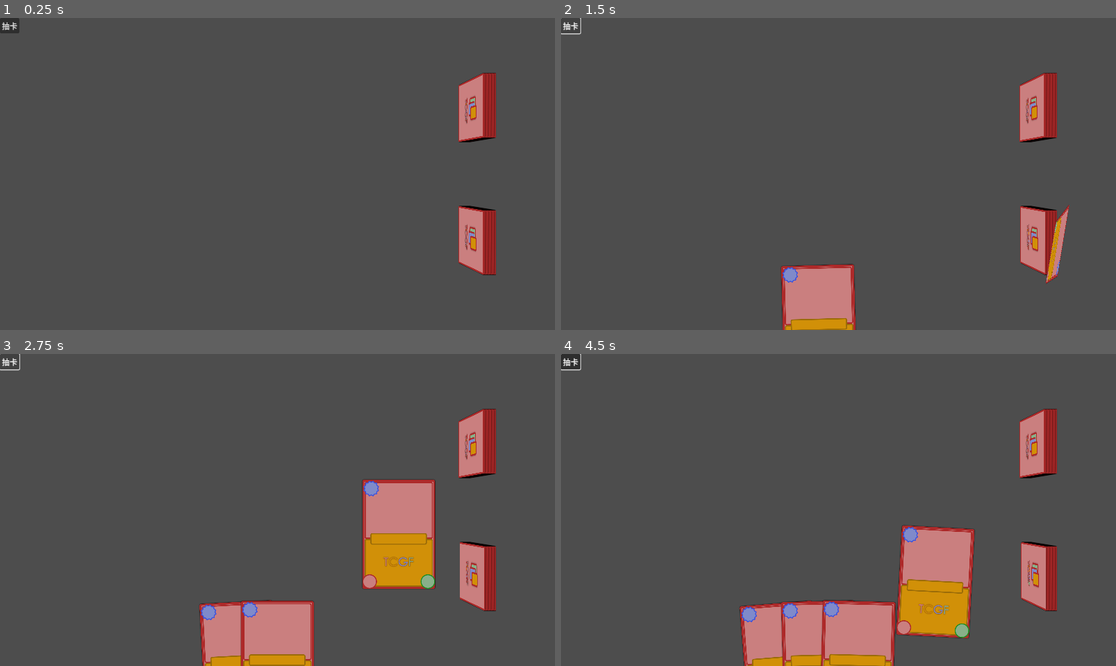
Above: before the commit, frames 1-4 (two rows, left to right).
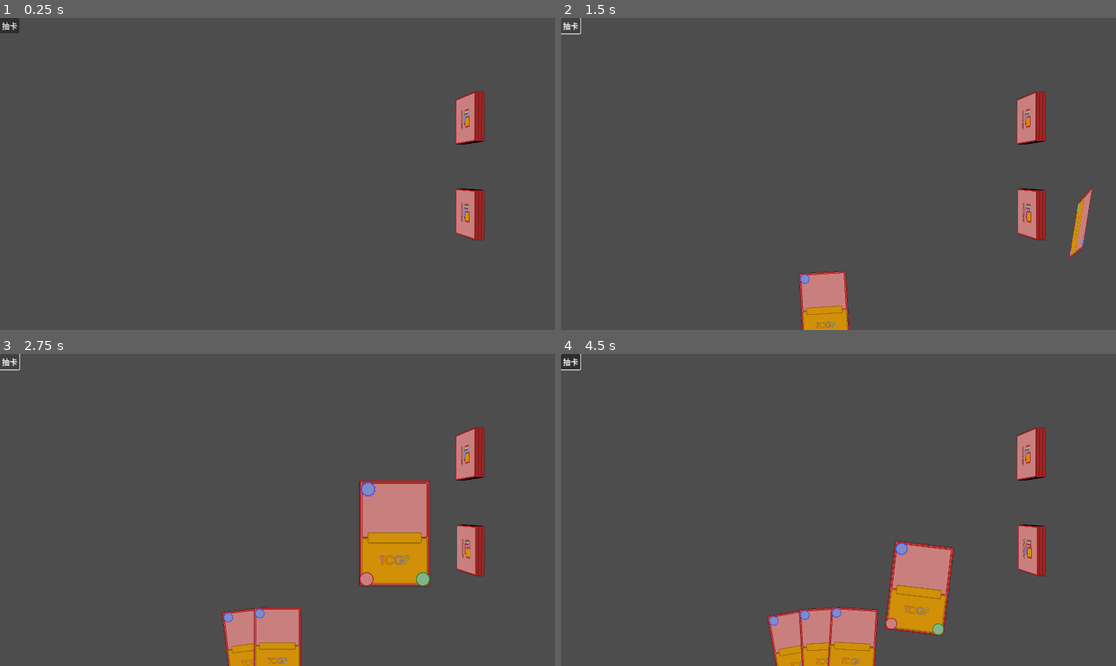
Above: after the commit, the same moments.

Repository: HoshuChiu/TCGF
Game: Godot game, scene res://Launcher.tscn
Same seed, same stepped clock (60 frames per second), same inputs: the game is played once before the commit and once after it.
Inputs (mouse positions are in pixels of both pictures, inside the frame that each line leads up to):
- Up to frame 1 (0.25 s): no input
- Up to frame 2 (1.5 s): click "抽卡" at 0.5 s; click "抽卡" at 1.25 s
- Up to frame 3 (2.75 s): click "抽卡" at 2 s
- Up to frame 4 (4.5 s): move the mouse to (960, 494) at 2.77 s; tap Enter at 3.5 s; move the mouse to (727, 525) at 3.52 s; move the mouse to (894, 441) at 4.27 s

The runs differ from the first frame. In frame 1, 2.8% of the frame differs, in the area x 82-90%, y 17-83%; in frame 2, 5.2%; in frame 3, 7.1%; in frame 4, 9.7%, in the area x 32-90%, y 17-100%.

Commit message:
完成卡面放大，动画锁

Diff:
--- a/Battle/Battlefield.tscn
+++ b/Battle/Battlefield.tscn
@@ -1,89 +1,9 @@
-[gd_scene load_steps=12 format=3 uid="uid://bel073bv2jmwl"]
+[gd_scene load_steps=8 format=3 uid="uid://bel073bv2jmwl"]
 
 [ext_resource type="Script" path="res://Battle/script/Battlefield.gd" id="1_uh0kt"]
 [ext_resource type="Texture2D" uid="uid://bqgmtty64ja1" path="res://Sketch/card_bkg_0.png" id="2_crw8x"]
-[ext_resource type="Script" path="res://Battle/script/card.gd" id="3_k6goy"]
 [ext_resource type="Texture2D" uid="uid://cidjtmcuslgyk" path="res://Sketch/bf1.png" id="4_m4ir4"]
 [ext_resource type="Script" path="res://Battle/SelfHand.gd" id="5_j8h6w"]
-
-[sub_resource type="Animation" id="Animation_1w0od"]
-length = 0.001
-tracks/0/type = "bezier"
-tracks/0/imported = false
-tracks/0/enabled = true
-tracks/0/path = NodePath("Card:position:x")
-tracks/0/interp = 1
-tracks/0/loop_wrap = true
-tracks/0/keys = {
-"handle_modes": PackedInt32Array(0),
-"points": PackedFloat32Array(0, -0.25, 0, 0.25, 0),
-"times": PackedFloat32Array(0)
-}
-tracks/1/type = "bezier"
-tracks/1/imported = false
-tracks/1/enabled = true
-tracks/1/path = NodePath("Card:position:y")
-tracks/1/interp = 1
-tracks/1/loop_wrap = true
-tracks/1/keys = {
-"handle_modes": PackedInt32Array(0),
-"points": PackedFloat32Array(0, -0.25, 0, 0.25, 0),
-"times": PackedFloat32Array(0)
-}
-tracks/2/type = "bezier"
-tracks/2/imported = false
-tracks/2/enabled = true
-tracks/2/path = NodePath("Card:position:z")
-tracks/2/interp = 1
-tracks/2/loop_wrap = true
-tracks/2/keys = {
-"handle_modes": PackedInt32Array(0),
-"points": PackedFloat32Array(0, -0.25, 0, 0.25, 0),
-"times": PackedFloat32Array(0)
-}
-
-[sub_resource type="Animation" id="Animation_tja54"]
-resource_name = "new_animation"
-length = 1.0585
-tracks/0/type = "bezier"
-tracks/0/imported = false
-tracks/0/enabled = true
-tracks/0/path = NodePath("Card:position:x")
-tracks/0/interp = 1
-tracks/0/loop_wrap = true
-tracks/0/keys = {
-"handle_modes": PackedInt32Array(0, 0),
-"points": PackedFloat32Array(10, -0.25, 0, 0.25, 0, 0, -0.25, 0, 0.25, 0),
-"times": PackedFloat32Array(0, 0.9)
-}
-tracks/1/type = "bezier"
-tracks/1/imported = false
-tracks/1/enabled = true
-tracks/1/path = NodePath("Card:position:y")
-tracks/1/interp = 1
-tracks/1/loop_wrap = true
-tracks/1/keys = {
-"handle_modes": PackedInt32Array(0, 0),
-"points": PackedFloat32Array(-27, -0.25, 0, 0.5, -9, 0, -0.25, 0, 0.25, 0),
-"times": PackedFloat32Array(0, 0.9)
-}
-tracks/2/type = "bezier"
-tracks/2/imported = false
-tracks/2/enabled = true
-tracks/2/path = NodePath("Card:position:z")
-tracks/2/interp = 1
-tracks/2/loop_wrap = true
-tracks/2/keys = {
-"handle_modes": PackedInt32Array(0, 0),
-"points": PackedFloat32Array(0, -0.25, 0, 0.25, 0, 0.1, -0.25, 0, 0.25, 0),
-"times": PackedFloat32Array(0, 0.9)
-}
-
-[sub_resource type="AnimationLibrary" id="AnimationLibrary_7b2e4"]
-_data = {
-"RESET": SubResource("Animation_1w0od"),
-"new_animation": SubResource("Animation_tja54")
-}
 
 [sub_resource type="AnimationNodeStateMachine" id="AnimationNodeStateMachine_fx01p"]
 states/Start/position = Vector2(364, 100)
@@ -134,26 +54,19 @@
 [node name="Node3D" type="Node3D" parent="."]
 
 [node name="MainCamera" type="Camera3D" parent="."]
-transform = Transform3D(1, 0, 0, 0, 1, 0, 0, 0, 1, 0, 0, 27)
+transform = Transform3D(1, 0, 0, 0, 1, 0, 0, 0, 1, 0, 0, 80)
 fov = 25.0
 
 [node name="Card" type="Sprite3D" parent="."]
-transform = Transform3D(1.91069e-15, -4.37114e-08, -1, -1, -4.37114e-08, 0, -4.37114e-08, 1, -4.37114e-08, 0, 0, 0)
+transform = Transform3D(4.37038e-08, -0.999826, 0.0186566, -1, -4.37114e-08, 0, 8.15505e-10, -0.0186566, -0.999826, 0, 0, 0)
+visible = false
 texture = ExtResource("2_crw8x")
-script = ExtResource("3_k6goy")
-
-[node name="AnimationPlayer" type="AnimationPlayer" parent="Card"]
-root_node = NodePath("../..")
-libraries = {
-"": SubResource("AnimationLibrary_7b2e4")
-}
 
 [node name="Label" type="Label3D" parent="Card"]
 text = "hehe"
 
 [node name="AnimationTree" type="AnimationTree" parent="."]
 tree_root = SubResource("AnimationNodeStateMachine_fx01p")
-anim_player = NodePath("../Card/AnimationPlayer")
 
 [node name="Field" type="Sprite3D" parent="."]
 visible = false
--- a/Battle/SelfHand.gd
+++ b/Battle/SelfHand.gd
@@ -1,26 +1,54 @@
 extends Node
 class_name SelfHand
 
+@onready var hovered_slot:int=-1
 # Called when the node enters the scene tree for the first time.
 func _ready():
 	pass # Replace with function body.
 
-
+var _anim_enable:bool
+var _anim_timer:float
 # Called every frame. 'delta' is the elapsed time since the previous frame.
 func _process(delta):
+	_anim_timer+=delta
 	pass
 
 func repos_hand_cards(count:int,position:int):
-	var i:int=0
 	BattleInfoMgr.self_card_hand_count+=count
 	for child in get_children():
-		if i==position:
-			i+=count
-		child.render_priority=i
-		if i==BattleInfoMgr.self_card_hand_count:
-			break
-		#child.position=BattleInfoMgr.calc_card_position(BattleInfoMgr.BattleArea.AREA_SELF_HAND,i)
-		child.on_adjust(i)
-		child.rotation=BattleInfoMgr.calc_card_rotation(i).get_euler()
-		i+=1
+		if child.slot>position:
+			child.on_adjust(child.slot+count)
+		else:
+			child.on_adjust(child.slot)
 	pass
+
+func on_card_hovered(slot:int):
+	if hovered_slot==slot:
+		return
+	elif _anim_enable==true:
+		for child in get_children():
+			if child.slot==slot:
+				child.on_show()
+			elif child.slot==hovered_slot:
+				child.on_adjust(child.slot)
+				pass
+		hovered_slot=slot
+		_anim_enable=false
+		_anim_timer=0
+	else:
+		if _anim_timer>0.1:
+			_anim_enable=true
+
+func on_hover_cancel():
+	if hovered_slot==-1:
+		return
+	if _anim_enable:
+		for child in get_children():
+			if child.slot==hovered_slot:
+				child.on_adjust(child.slot)
+		hovered_slot=-1
+		_anim_timer=0
+		_anim_enable=false
+	else:
+		if _anim_timer>0.1:
+			_anim_enable=true
--- a/Battle/script/BattleInfoMgr.gd
+++ b/Battle/script/BattleInfoMgr.gd
@@ -17,9 +17,7 @@
 static var self_card_hand_max:int
 static var oppo_card_hand_max:int
 
-const HAND_ARC_CTRL=30
-const HAND_OFFSET_CTRL=6
-const AREA_HAND_CARD=6
+const AREA_HAND_CARD=0
 
 func _init(self_name:String,oppo_name:String,self_job:int,oppo_job:int,self_card_count:int=30,oppo_card_count:int=30):
 	pass
@@ -63,30 +61,30 @@
 	var z:float
 	match area:
 		BattleArea.AREA_OPPO_HEAP:
-			x=9.6+slot*0.02
-			y=3.2
-			z=0
+			x=GraphicCtrl.HEAPCARD_X_OFFSET+slot*GraphicCtrl.CARD_THICKNESS
+			y=GraphicCtrl.HEAPCARD_Y_OFFSET
+			z=GraphicCtrl.HEAPCARD_Z_OFFSET
 		BattleArea.AREA_SELF_HEAP:
-			x=9.6+slot*0.02
-			y=-3.2
-			z=0
+			x=GraphicCtrl.HEAPCARD_X_OFFSET+slot*GraphicCtrl.CARD_THICKNESS
+			y=-GraphicCtrl.HEAPCARD_Y_OFFSET
+			z=GraphicCtrl.HEAPCARD_Z_OFFSET
 		BattleArea.AREA_SELF_HAND when self_card_hand_count%2==0:
-			var distance=6.4/self_card_hand_count
-			if distance>0.8:
-				distance=0.8
-			var arc:float=1.571+(distance+(self_card_hand_count/2-1)*distance*2-slot*distance*2)/HAND_ARC_CTRL
-			x=HAND_ARC_CTRL*cos(arc)
-			y=HAND_ARC_CTRL*sin(arc)-HAND_ARC_CTRL-HAND_OFFSET_CTRL
-			z=AREA_HAND_CARD
+			var space=GraphicCtrl.HANDCARD_SPACE_CTRL/self_card_hand_count
+			if space>GraphicCtrl.HANDCARD_MAX_SPACE:
+				space=GraphicCtrl.HANDCARD_MAX_SPACE
+			var arc:float=1.571+(space+(self_card_hand_count/2-1)*space*2-slot*space*2)/GraphicCtrl.HANDCARD_ARC_R
+			x=GraphicCtrl.HANDCARD_ARC_R*cos(arc)
+			y=GraphicCtrl.HANDCARD_ARC_R*sin(arc)-GraphicCtrl.HANDCARD_Y_OFFSET
+			z=GraphicCtrl.HANDCARD_Z_OFFSET+GraphicCtrl.CARD_THICKNESS*slot
 			pass
 		BattleArea.AREA_SELF_HAND when self_card_hand_count%2==1:
-			var distance=6.4/self_card_hand_count
-			if distance>0.8:
-				distance=0.8
-			var arc:float=1.571+(distance*(self_card_hand_count-1)-2*slot*distance)/HAND_ARC_CTRL
-			x=HAND_ARC_CTRL*cos(arc)
-			y=HAND_ARC_CTRL*sin(arc)-HAND_ARC_CTRL-HAND_OFFSET_CTRL
-			z=AREA_HAND_CARD
+			var space=GraphicCtrl.HANDCARD_SPACE_CTRL/self_card_hand_count
+			if space>GraphicCtrl.HANDCARD_MAX_SPACE:
+				space=GraphicCtrl.HANDCARD_MAX_SPACE
+			var arc:float=1.571+(space*(self_card_hand_count-1)-2*slot*space)/GraphicCtrl.HANDCARD_ARC_R
+			x=GraphicCtrl.HANDCARD_ARC_R*cos(arc)
+			y=GraphicCtrl.HANDCARD_ARC_R*sin(arc)-GraphicCtrl.HANDCARD_Y_OFFSET
+			z=GraphicCtrl.HANDCARD_Z_OFFSET+GraphicCtrl.CARD_THICKNESS*slot
 			pass
 		_:
 			x=0
@@ -95,13 +93,13 @@
 
 static func calc_card_rotation(slot:int)->Quaternion:
 	var z:float
-	var distance=6.4/self_card_hand_count
-	if distance>0.8:
-		distance=0.8
+	var space=GraphicCtrl.HANDCARD_SPACE_CTRL/self_card_hand_count
+	if space>GraphicCtrl.HANDCARD_MAX_SPACE:
+		space=GraphicCtrl.HANDCARD_MAX_SPACE
 	if self_card_hand_count%2==0:
-		z=(distance+(self_card_hand_count/2-1)*distance*2-slot*distance*2)/HAND_ARC_CTRL
+		z=(space+(self_card_hand_count/2-1)*space*2-slot*space*2)/GraphicCtrl.HANDCARD_ARC_R
 	else:
-		z=(distance*(self_card_hand_count-1)-2*slot*distance)/HAND_ARC_CTRL
+		z=(space*(self_card_hand_count-1)-2*slot*space)/GraphicCtrl.HANDCARD_ARC_R
 	return Quaternion.from_euler(Vector3(0,0,z))
 # TODO: 动态改变
 static func _get_job_name(job_id:int)->String:
--- a/Battle/script/Battlefield.gd
+++ b/Battle/script/Battlefield.gd
@@ -6,7 +6,7 @@
 # Called when the node enters the scene tree for the first time.
 func _ready():
 
-	$MainCamera.position=Vector3(0,0,35)
+	$MainCamera.position=Vector3(0,GraphicCtrl.CAMERA_Y_OFFSET,GraphicCtrl.CAMERA_HEIGHT)
 
 	# TODO:Get Battle Infomations
 	BattleInfoMgr.init_battle("我是你爹","我也是你爹",1,2)
@@ -14,12 +14,10 @@
 
 	for i in range(0,BattleInfoMgr.self_card_heap_count):
 		var card=BasicCard.new(0)
-		#var card = card_res.instantiate()
-
-
 		card.rotate_y(1.57)
 		card.rotate_x(1.57)
 		card.position=BattleInfoMgr.calc_card_position(BattleInfoMgr.BattleArea.AREA_SELF_HEAP,i)
+		card.area=BattleInfoMgr.BattleArea.AREA_SELF_HEAP
 		$SelfHeap.add_child(card)
 
 	for i in range(0,BattleInfoMgr.oppo_card_heap_count):
@@ -27,6 +25,7 @@
 		card.rotate_y(1.57)
 		card.rotate_x(1.57)
 		card.position=BattleInfoMgr.calc_card_position(BattleInfoMgr.BattleArea.AREA_OPPO_HEAP,i)
+		card.area=BattleInfoMgr.BattleArea.AREA_OPPO_HEAP
 		$OppoHeap.add_child(card)
 
 	#Animation
@@ -34,9 +33,8 @@
 func draw_card():
 	var card:BasicCard=$SelfHeap.get_child(0)
 	$SelfHeap.remove_child(card)
+	$SelfHand.repos_hand_cards(1,BattleInfoMgr.self_card_hand_count-1)
 	$SelfHand.add_child(card)
-	$SelfHand.repos_hand_cards(1,BattleInfoMgr.self_card_hand_count)
-
 	card.on_draw()
 	pass
 
@@ -44,5 +42,22 @@
 func _process(delta):
 	pass
 
-func init_anm(self_name:String,oppo_name:String):
-	pass
+const RAY_LENGTH = 200
+
+func _physics_process(delta):
+	var space_state = get_world_3d().direct_space_state
+	var cam = $MainCamera
+	var mousepos = get_viewport().get_mouse_position()
+
+	var origin = cam.project_ray_origin(mousepos)+cam.project_ray_normal(mousepos)
+	var end = origin + cam.project_ray_normal(mousepos) * RAY_LENGTH
+	var query = PhysicsRayQueryParameters3D.create(origin, end)
+	query.collide_with_areas = true
+
+	var result = space_state.intersect_ray(query)
+	if not result.is_empty():
+		var card:BasicCard=result["collider"].shape_owner_get_owner(result["shape"])
+		if(card.area==BattleInfoMgr.BattleArea.AREA_SELF_HAND):
+			$SelfHand.on_card_hovered(card.slot)
+	else:
+		$SelfHand.on_hover_cancel()
--- /dev/null
+++ b/Battle/script/GraphicCtrl.gd
@@ -0,0 +1,33 @@
+extends Object
+class_name GraphicCtrl
+
+#视口
+const CAMERA_HEIGHT=45.0
+const CAMERA_Y_OFFSET=-0.5
+
+#卡牌
+const CARD_THICKNESS=0.02
+const CARD_WIDTH=300
+const CARD_HEIGHT=450
+const CARD_MPP=0.01
+const CARD_WIDTH_M=CARD_WIDTH*CARD_MPP
+const CARD_HEIGHT_M=CARD_HEIGHT*CARD_MPP
+
+#牌堆
+const HEAPCARD_X_OFFSET=12
+const HEAPCARD_Y_OFFSET=3
+const HEAPCARD_Z_OFFSET=0
+
+#手牌
+const HANDCARD_ARC_R=15
+const HANDCARD_Y_OFFSET=HANDCARD_ARC_R+9
+const HANDCARD_Z_OFFSET=0
+const HANDCARD_SPACE_CTRL=6.4
+const HANDCARD_MAX_SPACE=0.9
+const HANDCARD_MAX_PRIORITY=99
+
+#信息区
+const INFOCARD_HEIGHT=15.0
+const INFOCARD_DRAW_X_OFFSET=5
+const INFOCARD_DRAW_Y_OFFSET=-1.5
+const INFOCARD_INHAND_Y_OFFSET=-4.6
--- a/Battle/script/card.gd
+++ b/Battle/script/card.gd
@@ -1,18 +1,29 @@
 extends Sprite3D
 class_name BasicCard
 
-@export var xxx:int=0
 @export var id:int
+@onready var slot:int=-1
 @onready var anim_player:AnimationPlayer=AnimationPlayer.new()
 @onready var anim_lib:AnimationLibrary=AnimationLibrary.new()
 @onready var anim_draw:Animation=Animation.new()
 @onready var anim_adjust:Animation=Animation.new()
+@onready var anim_show:Animation=Animation.new()
 @onready var bkg_pic=Sprite3D.new()
+@onready var collision_shape:BoxShape3D=BoxShape3D.new()
+@onready var collision_obj:CardArea=CardArea.new()
+@onready var area:BattleInfoMgr.BattleArea=BattleInfoMgr.BattleArea.AREA_VOID
 
-# 抽卡展示区的位置
-const AREA_DRAW_INFO_X:int=5
-const AREA_DRAW_INFO_Y:int=-1
-const AREA_DRAW_INFO_Z:int=6
+class CardArea extends Area3D:
+	func _mouse_enter():
+		var card:BasicCard=shape_owner_get_owner(0)
+		#if(card.slot!=-1):
+			#card.on_show()
+
+	func _mouse_exit():
+		var card:BasicCard=shape_owner_get_owner(0)
+		#if(card.slot!=-1):
+			#card.on_adjust(card.slot)
+
 
 #spatial运动
 var track_index_draw0:int
@@ -24,6 +35,9 @@
 #ajdust动画
 var track_index_adjust1:int
 var track_index_adjust2:int
+#show动画
+var track_index_show1:int
+var track_index_show2:int
 
 func _init(id:int):
 	pass
@@ -36,6 +50,11 @@
 	texture=preload("res://Sketch/card_bkg_0.png") as Texture
 	bkg_pic.texture=texture
 	add_child(bkg_pic)
+	#Interaction
+	collision_shape.size=Vector3(GraphicCtrl.CARD_WIDTH_M,GraphicCtrl.CARD_HEIGHT_M,0.01)
+	collision_obj.shape_owner_add_shape(collision_obj.create_shape_owner(self),collision_shape)
+	collision_obj.position=Vector3(0,0,0)
+	add_child(collision_obj)
 	#Animation
 	track_index_draw3 = anim_draw.add_track(Animation.TYPE_ROTATION_3D)
 	anim_draw.track_set_path(track_index_draw3,".")
@@ -54,47 +73,66 @@
 	anim_adjust.track_set_path(track_index_adjust2,".")
 	anim_lib.add_animation("adjust",anim_adjust)
 
+	track_index_show1=anim_show.add_track(Animation.TYPE_POSITION_3D)
+	anim_show.track_set_path(track_index_show1,".")
+	track_index_show2=anim_show.add_track(Animation.TYPE_ROTATION_3D)
+	anim_show.track_set_path(track_index_show2,".")
+	anim_lib.add_animation("show",anim_show)
+
 	anim_player.add_animation_library("battle",anim_lib)
 	add_child(anim_player)
 
 func on_draw():
+	slot=BattleInfoMgr.self_card_hand_count-1
+	render_priority=slot
+	area=BattleInfoMgr.BattleArea.AREA_SELF_HAND
 	var anim=anim_player.get_animation("battle/draw")
 	# 到信息展示区
 	anim.bezier_track_insert_key(track_index_draw0,0.2,position.x,Vector2(0,0),Vector2(0.1,0))
-	anim.bezier_track_insert_key(track_index_draw0,0.6,AREA_DRAW_INFO_X,Vector2(-0.4,0),Vector2(0,0))
+	anim.bezier_track_insert_key(track_index_draw0,0.6,GraphicCtrl.INFOCARD_DRAW_X_OFFSET,Vector2(-0.4,0),Vector2(0,0))
 	anim.bezier_track_insert_key(track_index_draw1,0.2,position.y,Vector2(0,0),Vector2(0.1,0))
-	anim.bezier_track_insert_key(track_index_draw1,0.6,AREA_DRAW_INFO_Y,Vector2(-0.4,0),Vector2(0,0))
+	anim.bezier_track_insert_key(track_index_draw1,0.6,GraphicCtrl.INFOCARD_DRAW_Y_OFFSET,Vector2(-0.4,0),Vector2(0,0))
 	anim.bezier_track_insert_key(track_index_draw2,0.0,position.z,Vector2(0,0),Vector2(0.1,0))
-	anim.bezier_track_insert_key(track_index_draw2,0.6,AREA_DRAW_INFO_Z,Vector2(-0.6,0),Vector2(0,0))
-	#anim.position_track_insert_key(track_index_draw0,0.0,position)
-	#anim.position_track_insert_key(track_index_draw0,0.2,position+Vector3(0,0,4))
-	#anim.position_track_insert_key(track_index_draw0,0.2,position+Vector3(0,0,4))
-	#anim.position_track_insert_key(track_index_draw0,0.4,Vector3(AREA_DRAW_INFO_X,AREA_DRAW_INFO_Y,AREA_DRAW_INFO_Z))
+	anim.bezier_track_insert_key(track_index_draw2,0.6,GraphicCtrl.INFOCARD_HEIGHT,Vector2(-0.6,0),Vector2(0,0))
 	anim.rotation_track_insert_key(track_index_draw3,0.1,quaternion)
 	anim.rotation_track_insert_key(track_index_draw3,0.5,Quaternion.from_euler(Vector3(0,0,0)))
 
 	# 到手牌
-	var pos_in_hand=BattleInfoMgr.calc_card_position(BattleInfoMgr.BattleArea.AREA_SELF_HAND,BattleInfoMgr.self_card_hand_count-1)
-	anim.bezier_track_insert_key(track_index_draw0,0.7,AREA_DRAW_INFO_X,Vector2(0,0),Vector2(0.2,0))
+	var pos_in_hand=BattleInfoMgr.calc_card_position(BattleInfoMgr.BattleArea.AREA_SELF_HAND,slot)
+	anim.bezier_track_insert_key(track_index_draw0,0.7,GraphicCtrl.INFOCARD_DRAW_X_OFFSET,Vector2(0,0),Vector2(0.2,0))
 	anim.bezier_track_insert_key(track_index_draw0,1,pos_in_hand.x,Vector2(0.2,0),Vector2(0,0))
-	anim.bezier_track_insert_key(track_index_draw1,0.7,AREA_DRAW_INFO_Y,Vector2(0,0),Vector2(0.2,0))
+	anim.bezier_track_insert_key(track_index_draw1,0.7,GraphicCtrl.INFOCARD_DRAW_Y_OFFSET,Vector2(0,0),Vector2(0.2,0))
 	anim.bezier_track_insert_key(track_index_draw1,1,pos_in_hand.y,Vector2(0.2,0),Vector2(0,0))
-	anim.bezier_track_insert_key(track_index_draw2,0.7,AREA_DRAW_INFO_Z,Vector2(0,0),Vector2(0.2,0))
+	anim.bezier_track_insert_key(track_index_draw2,0.7,GraphicCtrl.INFOCARD_HEIGHT,Vector2(0,0),Vector2(0.2,0))
 	anim.bezier_track_insert_key(track_index_draw2,1,pos_in_hand.z,Vector2(0.2,0),Vector2(0,0))
 	anim.rotation_track_insert_key(track_index_draw3,0.7,Quaternion.from_euler(Vector3(0,0,0)))
-	anim.rotation_track_insert_key(track_index_draw3,1,BattleInfoMgr.calc_card_rotation(BattleInfoMgr.self_card_hand_count-1))
+	anim.rotation_track_insert_key(track_index_draw3,1,BattleInfoMgr.calc_card_rotation(slot))
 	anim_player.play("battle/draw")
 
 func on_adjust(dest_slot:int):
+	slot=dest_slot
+	render_priority=slot
 	var anim=anim_player.get_animation("battle/adjust")
-	var dst_pos=BattleInfoMgr.calc_card_position(BattleInfoMgr.BattleArea.AREA_SELF_HAND,dest_slot)
-	var dst_qua=BattleInfoMgr.calc_card_rotation(dest_slot)
+	var dst_pos=BattleInfoMgr.calc_card_position(BattleInfoMgr.BattleArea.AREA_SELF_HAND,slot)
+	var dst_qua=BattleInfoMgr.calc_card_rotation(slot)
 	anim.position_track_insert_key(track_index_adjust1,0,position)
-	anim.position_track_insert_key(track_index_adjust1,0.15,dst_pos)
+	anim.position_track_insert_key(track_index_adjust1,0.1,dst_pos)
 	anim.rotation_track_insert_key(track_index_adjust2,0,Quaternion.from_euler(rotation))
-	anim.rotation_track_insert_key(track_index_adjust2,0.15,dst_qua)
+	anim.rotation_track_insert_key(track_index_adjust2,0.1,dst_qua)
 	anim_player.play("battle/adjust")
 	pass
+
+func on_show():
+	render_priority=GraphicCtrl.HANDCARD_MAX_PRIORITY
+	var anim=anim_player.get_animation("battle/show")
+	var x:float=((GraphicCtrl.CAMERA_HEIGHT-GraphicCtrl.INFOCARD_HEIGHT)*1.0/GraphicCtrl.CAMERA_HEIGHT)*position.x
+	anim.position_track_insert_key(track_index_show1,0,position)
+	anim.position_track_insert_key(track_index_show1,0.01,Vector3(x,GraphicCtrl.INFOCARD_INHAND_Y_OFFSET,GraphicCtrl.INFOCARD_HEIGHT))
+	anim.rotation_track_insert_key(track_index_show2,0,Quaternion.from_euler(rotation))
+	anim.rotation_track_insert_key(track_index_show2,0.01,Quaternion.from_euler(Vector3(0,0,0)))
+	anim_player.play("battle/show")
+	#position=Vector3(x,GraphicCtrl.INFOCARD_INHAND_Y_OFFSET,GraphicCtrl.INFOCARD_HEIGHT)
+	#rotation=Vector3(0,0,0)
 
 # Called every frame. 'delta' is the elapsed time since the previous frame.
 func _process(delta):
Not shown, changed: TODOLIST.MD
